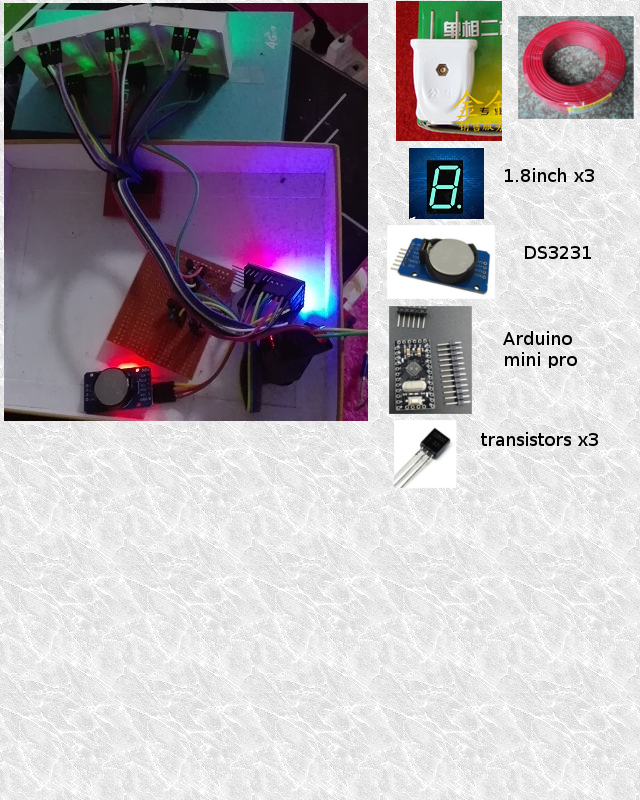
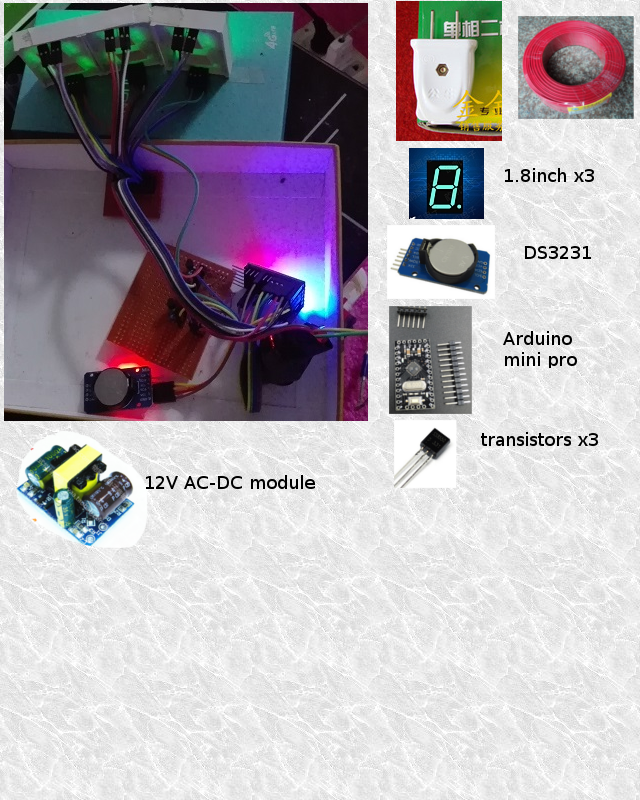
Two versions of the same layered image (640x800). Layer-by-layer changes:
added layer "12V AC-DC module" above "图层" over [146, 475, 315, 489]
painted on "图层" over [16, 431, 148, 548]
